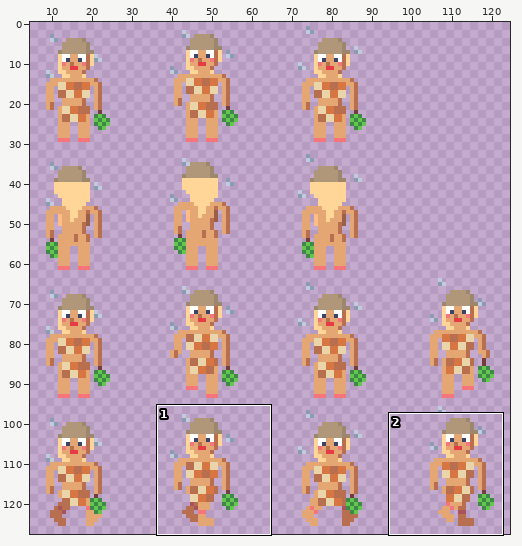
Two states of a pixel-art file, assets/textures/characters/saunanainen_32.aseprite. Above, an overview of the earlier version with the close-up marked.
Close-up. Before the edit:
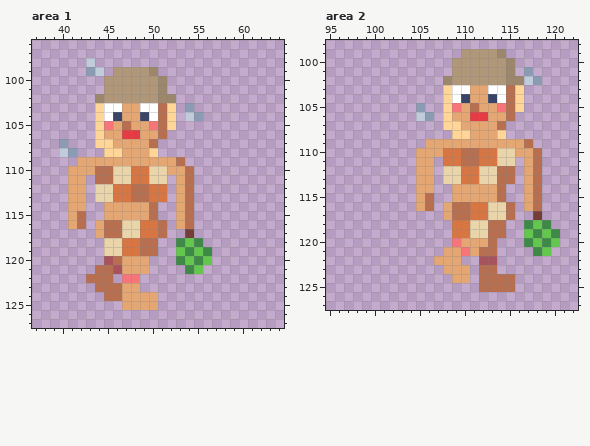
128x128 pixels, 1 frame. Shown: area 1: x 37..64, y 96..127; area 2: x 95..122, y 98..127. The wide view leaves out empty margins.
Now the later version:
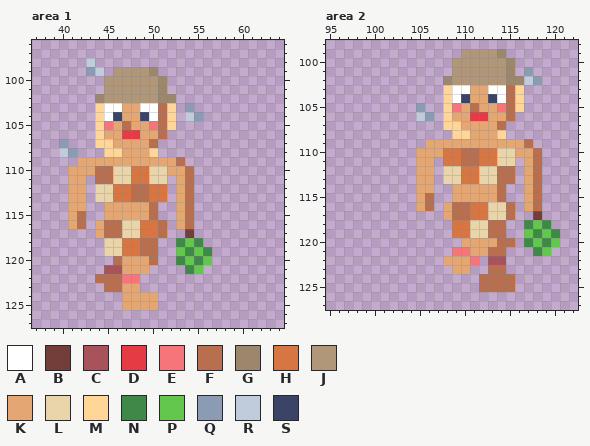
Palette (. is transparent): A #ffffff  B #733e39  C #a8535c  D #e43b44  E #f6757a  F #b86f50  G #9c876d  H #d77643  J #b19779  K #e4a672  L #ead4aa  M #ffd697  N #3e8948  P #63c74d  Q #8b9bb4  R #c0cbdc  S #3a4466
Difference:
Area 1:
Colour F gives way to colour C in row 121 at x 45.
The edit adds colour F in row 120 at x 50; in row 122 at x 46.
Colour C is gone in row 120 at x 45.
Colour F is gone in row 121 at x 44; in row 122 at x 43; in row 123 at x 44; in row 124 at x 45 to 46.
Area 2:
The edit adds colour C in row 122 at x 114.
The edit adds colour E in row 122 at x 111.
Colour K gives way to colour E in row 121 at x 109.
The edit adds colour F in row 120 at x 114 to 115; in row 121 at x 114; in row 123 at x 114.
The edit adds colour K in row 122 at x 110.
Colour F gives way to colour K in row 120 at x 113; in row 121 at x 112.
Colour C is gone in row 122 at x 112.
Colour E is gone in row 120 at x 109.
Colour F is gone in row 123 at x 112.
Colour K is gone in row 121 at x 108; in row 122 at x 107; in row 123 at x 108; in row 124 at x 109 to 110.
